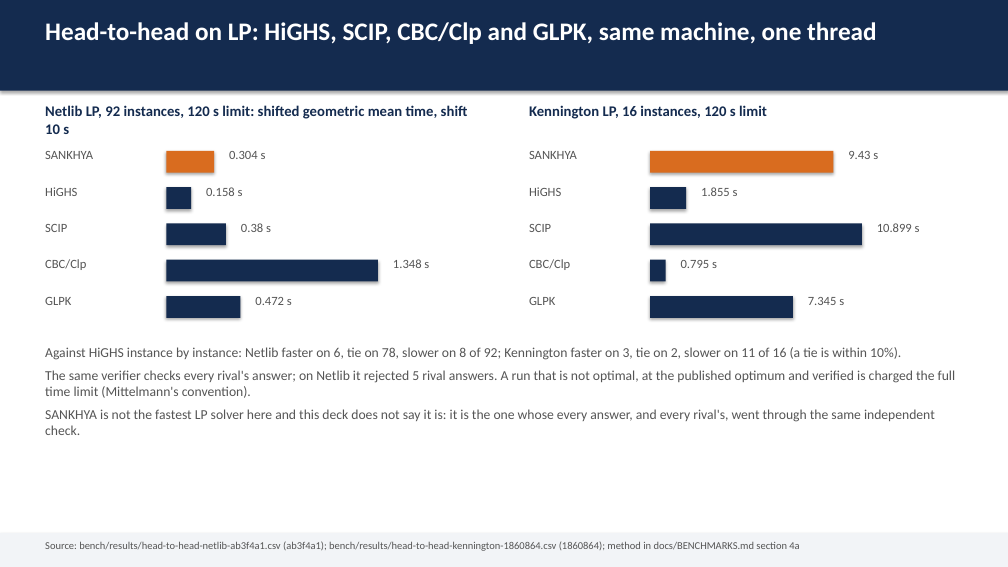
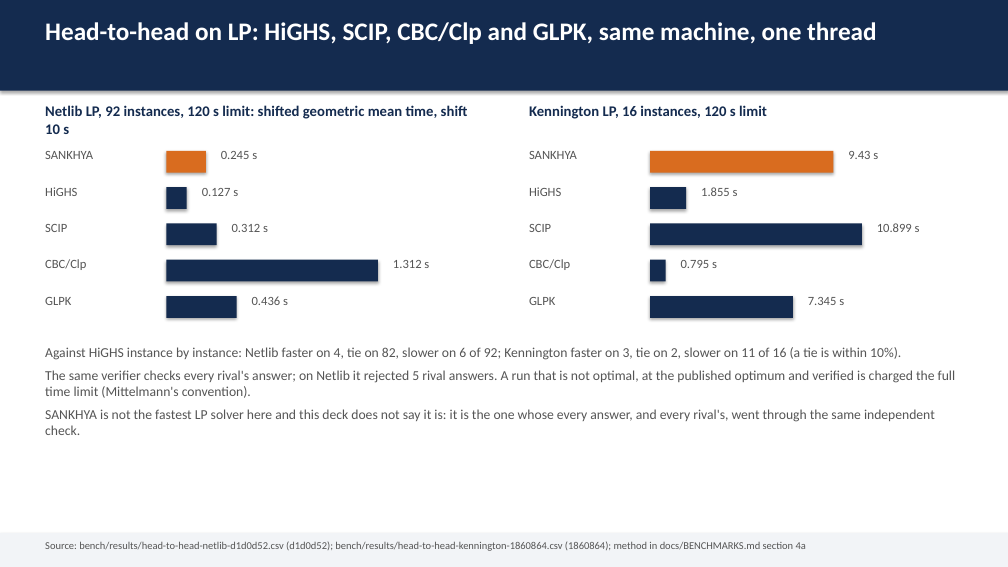
Before and after one commit to thegoodengineers/SANKHYA, a slide deck: slide 5 of docs/SANKHYA-deck.pptx. Drawn at 1008x567 pixels with LibreOffice and Linux fonts; fonts in the diff are those of the drawing. Boxes give left, top, right and bottom in pixels: in the first picture for what was removed or moved away, otherwise in the second. Text is boxed around its words. In the diff, an @@ line names an element or a change of style, - is before the commit and + after.

Commit message:
bench(head-to-head): the four suites on main after #1216 and #1222, HiGHS on Maros-Meszaros, CBC and GLPK marked no QP

```diff
--- a/docs/SANKHYA-deck.pptx
+++ b/docs/SANKHYA-deck.pptx
@@ rectangle: place and size @@
-rectangle at box(166, 151, 214, 173)
+rectangle at box(166, 151, 206, 173)
@@ text at box(221, 151, 257, 159): text changed @@
-0.304 s
+0.245 s
@@ rectangle: place and size @@
-rectangle at box(166, 188, 191, 209)
+rectangle at box(166, 188, 187, 209)
@@ text at box(202, 188, 238, 196): text changed @@
-0.158 s
+0.127 s
@@ rectangle: place and size @@
-rectangle at box(166, 224, 226, 246)
+rectangle at box(166, 224, 217, 246)
@@ text at box(232, 224, 268, 232): text changed @@
-0.38 s
+0.312 s
@@ text at box(393, 260, 429, 268): text changed @@
-1.348 s
+1.312 s
@@ text at box(252, 296, 288, 305): text changed @@
-0.472 s
+0.436 s
@@ text at box(45, 347, 901, 360): text changed @@
-Against HiGHS instance by instance: Netlib faster on 6, tie on 78, slower on 8 of 92; Kennington faster on 3, tie on 2, slower on 11 of 16 (a tie is within 10%).
+Against HiGHS instance by instance: Netlib faster on 4, tie on 82, slower on 6 of 92; Kennington faster on 3, tie on 2, slower on 11 of 16 (a tie is within 10%).
@@ text at box(45, 541, 806, 551): text changed @@
-Source: bench/results/head-to-head-netlib-ab3f4a1.csv (ab3f4a1); bench/results/head-to-head-kennington-1860864.csv (1860864); method in docs/BENCHMARKS.md section 4a
+Source: bench/results/head-to-head-netlib-d1d0d52.csv (d1d0d52); bench/results/head-to-head-kennington-1860864.csv (1860864); method in docs/BENCHMARKS.md section 4a
```
Also in this commit, not shown: 2 other slides changed, 11 other files.
